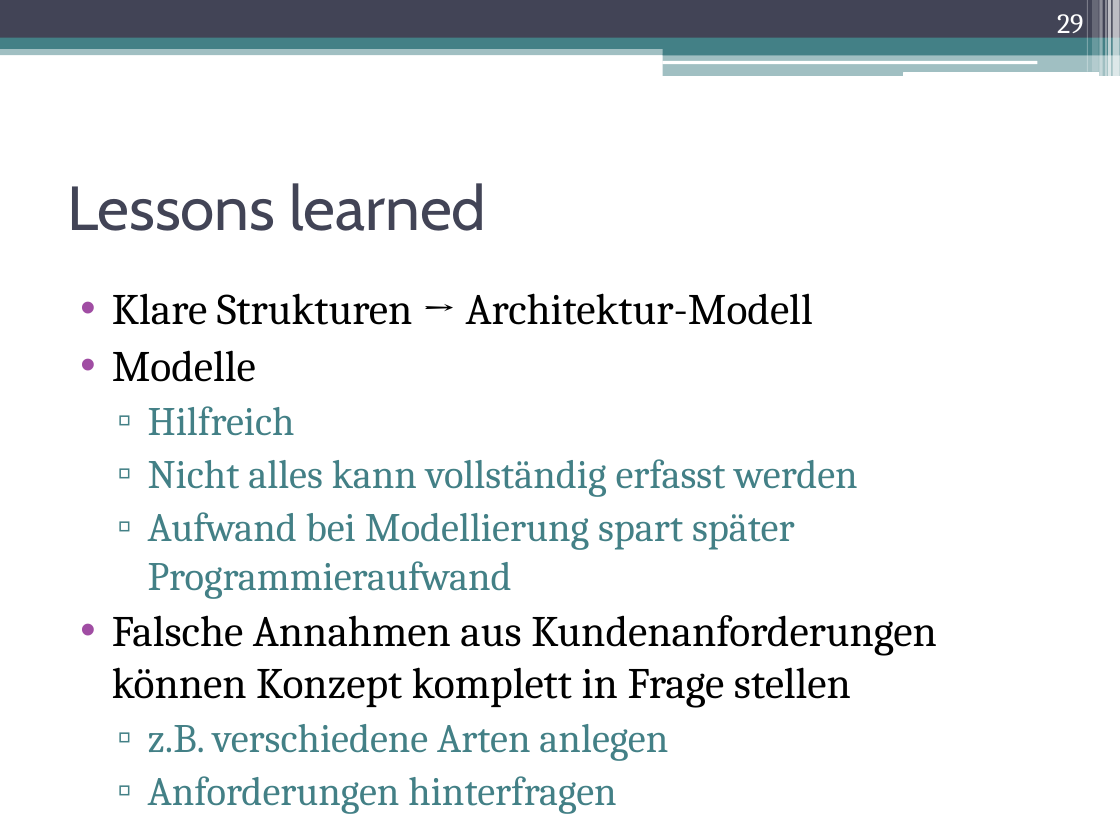
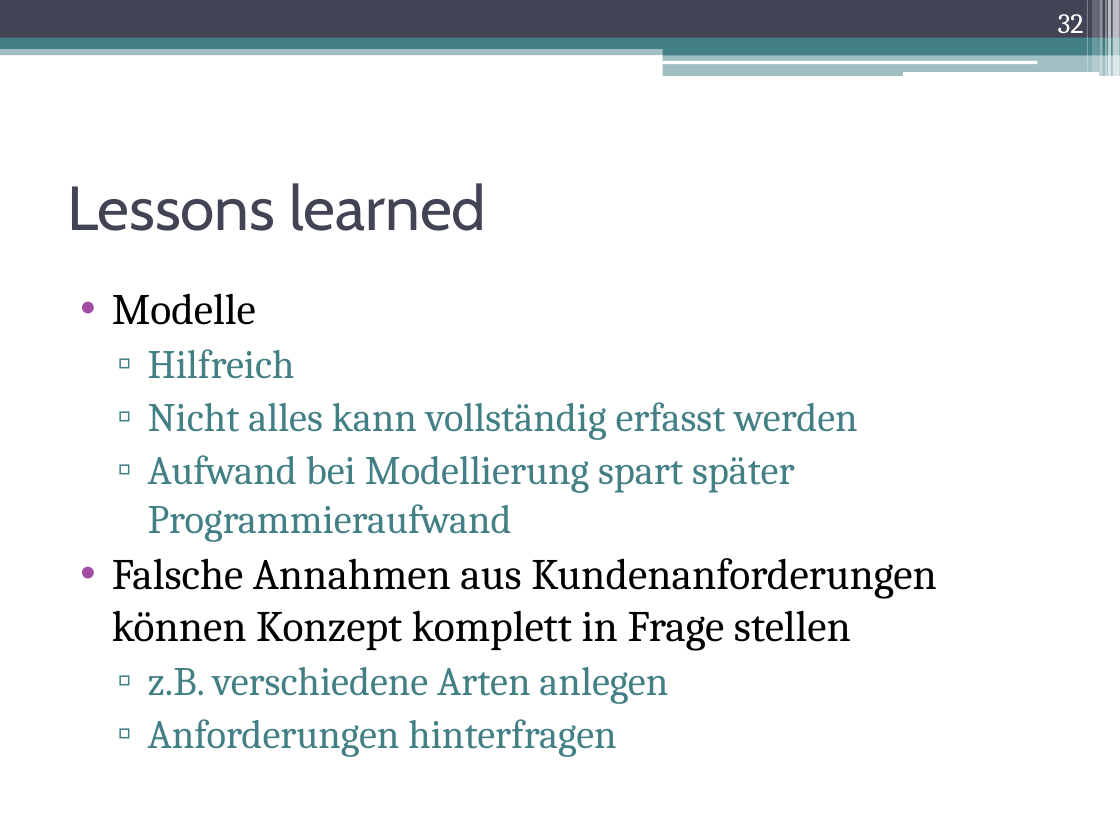
Before and after one commit to DanJoeHa/Fallstudie, a slide deck: slide 32 of Projektmanagement/Abschlusspräsentation.pptx (slide 29 before the commit). Drawn at 1120x840 pixels with LibreOffice and Linux fonts; fonts in the diff are those of the drawing. Boxes give left, top, right and bottom in pixels: in the first picture for what was removed or moved away, otherwise in the second. Text is boxed around its words. In the diff, an @@ line names an element or a change of style, - is before the commit and + after.

```diff
--- a/Projektmanagement/Abschlusspräsentation.pptx
+++ b/Projektmanagement/Abschlusspräsentation.pptx
@@ page number at <box>1058,14,1084,40</box>: text changed @@
-29
+32
@@ text at <box>112,293,813,325</box>: paragraph removed @@
-• Klare Strukturen → Architektur-Modell
```
Also in this commit, not shown: 3 slides added.
